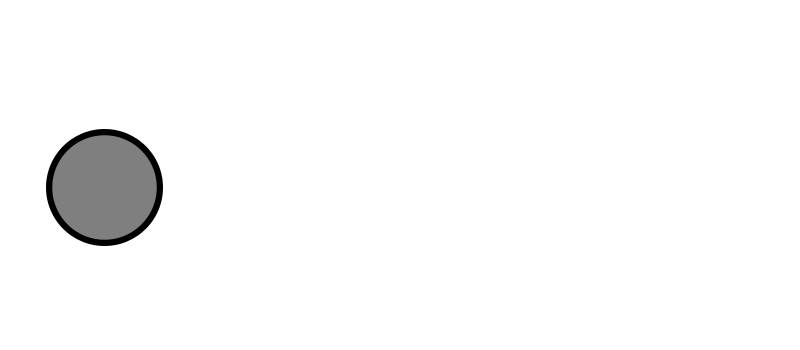
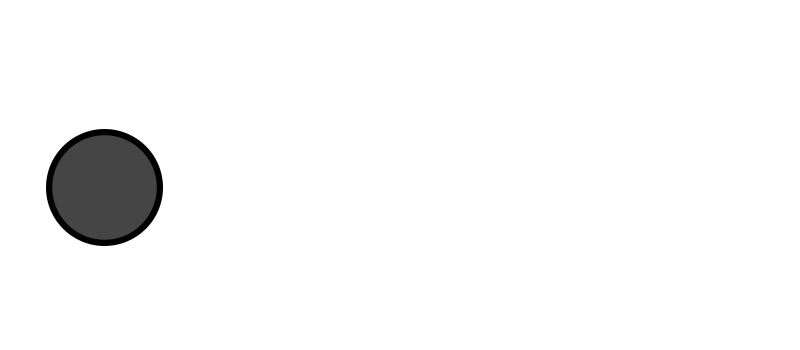
Comparing the layer stacks of the two (800, 350) images. Changes:
painted on "Ellipse 1" over [52, 135, 157, 240]
